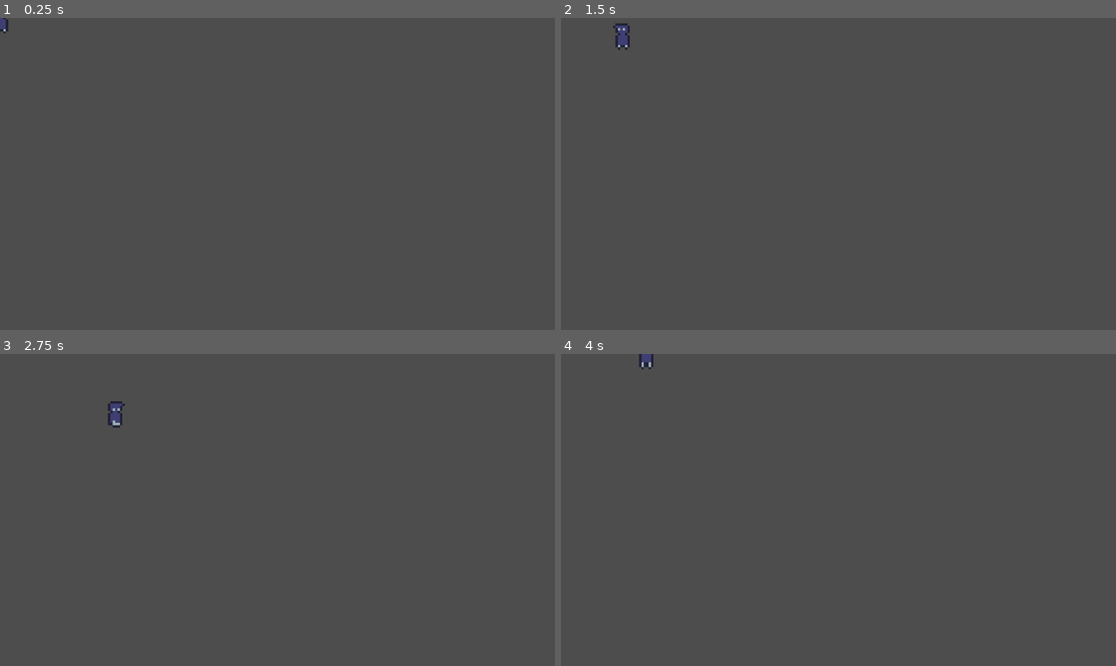
Above: before the commit, frames 1-4 (two rows, left to right).
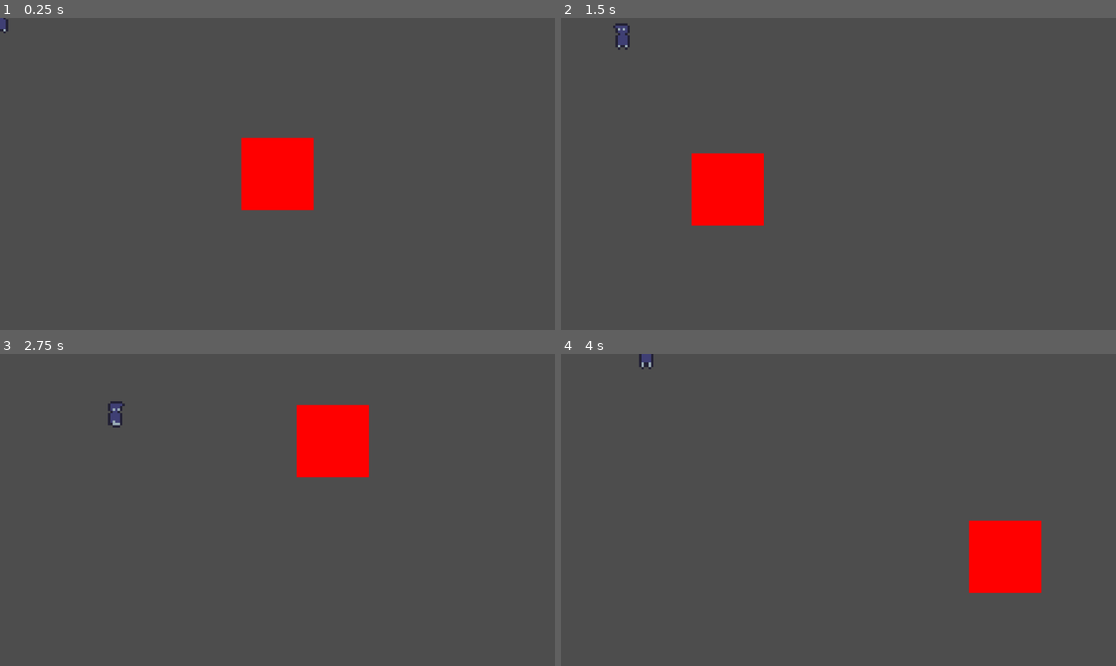
Above: after the commit, the same moments.

Repository: DryGuyx2/magnet_knives
Game: Godot game, scene res://main.tscn
Same seed, same stepped clock (60 frames per second), same inputs: the game is played once before the commit and once after it.
Inputs (mouse positions are in pixels of both pictures, inside the frame that each line leads up to):
- Up to frame 1 (0.25 s): no input
- Up to frame 2 (1.5 s): tap Enter at 0.5 s; move the mouse to (960, 158) at 0.52 s; hold D (move_right) 0.53-1.28 s; move the mouse to (727, 189) at 1.27 s; hold S (move_down) from 1.28 s (still down)
- Up to frame 3 (2.75 s): move the mouse to (333, 441) at 2.02 s; release S (move_down) at 2.03 s; hold D (move_right) from 2.03 s (still down)
- Up to frame 4 (4 s): move the mouse to (810, 572) at 2.77 s; release D (move_right) at 2.78 s; hold W (move_up) 2.78-3.53 s; move the mouse to (1005, 556) at 3.52 s; hold A (move_left) from 3.53 s (still down)

The runs differ from the first frame. In frame 1, 3.1% of the frame differs, in the area x 43-57%, y 38-62%; in frame 2, 3.0%; in frame 3, 3.1%; in frame 4, 3.1%.

Commit message:
Set up basic cursor

Diff:
--- /dev/null
+++ b/cursor/cursor.gd
@@ -0,0 +1,8 @@
+extends Node2D
+class_name Cursor
+
+func _ready() -> void:
+	Input.set_mouse_mode(Input.MOUSE_MODE_HIDDEN)
+
+func _process(delta: float) -> void:
+	global_position = get_global_mouse_position()
--- /dev/null
+++ b/cursor/cursor.tscn
@@ -0,0 +1,21 @@
+[gd_scene load_steps=4 format=3 uid="uid://bjotd0le1kirx"]
+
+[ext_resource type="Script" path="res://cursor/cursor.gd" id="1_ytn2u"]
+[ext_resource type="Texture2D" uid="uid://dacdk6o0ul41m" path="res://cursor/red_square.png" id="2_t7yay"]
+
+[sub_resource type="SpriteFrames" id="SpriteFrames_kuud4"]
+animations = [{
+"frames": [{
+"duration": 1.0,
+"texture": ExtResource("2_t7yay")
+}],
+"loop": true,
+"name": &"default",
+"speed": 5.0
+}]
+
+[node name="Cursor" type="Node2D"]
+script = ExtResource("1_ytn2u")
+
+[node name="AnimatedSprite2D" type="AnimatedSprite2D" parent="."]
+sprite_frames = SubResource("SpriteFrames_kuud4")
--- a/main.tscn
+++ b/main.tscn
@@ -1,7 +1,10 @@
-[gd_scene load_steps=2 format=3 uid="uid://d0y1tfccsxmn2"]
+[gd_scene load_steps=3 format=3 uid="uid://d0y1tfccsxmn2"]
 
 [ext_resource type="PackedScene" uid="uid://70xgaapne6i" path="res://player/player.tscn" id="1_2de56"]
+[ext_resource type="PackedScene" uid="uid://bjotd0le1kirx" path="res://cursor/cursor.tscn" id="2_oxb3t"]
 
 [node name="Main" type="Node2D"]
 
 [node name="Player" parent="." instance=ExtResource("1_2de56")]
+
+[node name="Cursor" parent="." instance=ExtResource("2_oxb3t")]
--- a/player/player.tscn
+++ b/player/player.tscn
@@ -83,7 +83,7 @@
 [node name="AnimatedSprite2D" type="AnimatedSprite2D" parent="."]
 sprite_frames = SubResource("SpriteFrames_iy5at")
 animation = &"idle"
-frame_progress = 0.691458
+frame_progress = 0.464881
 
 [node name="CollisionShape2D" type="CollisionShape2D" parent="."]
 shape = SubResource("CapsuleShape2D_th7ts")
Binary file added: cursor/red_square.png
Not shown, added: cursor/red_square.png.import
